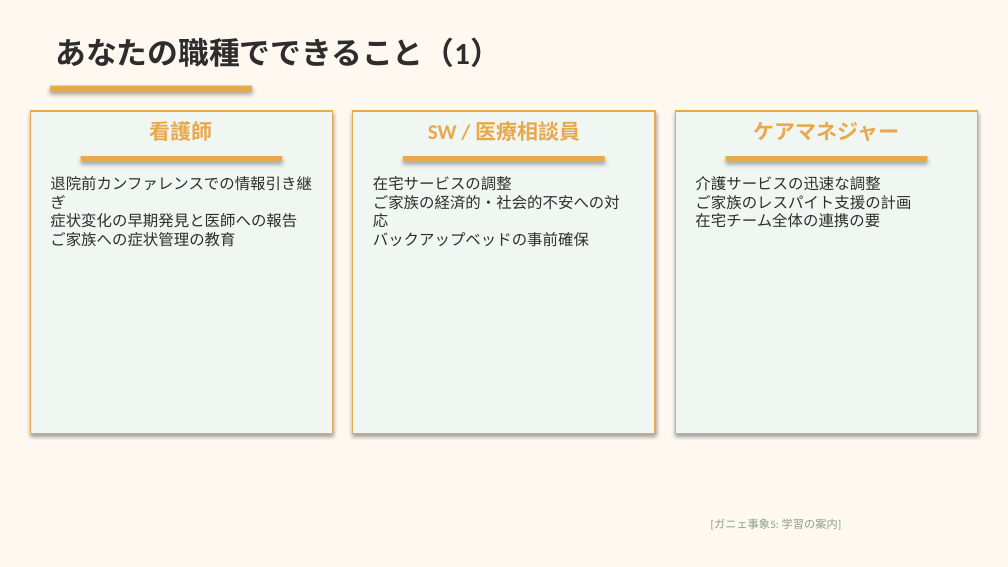
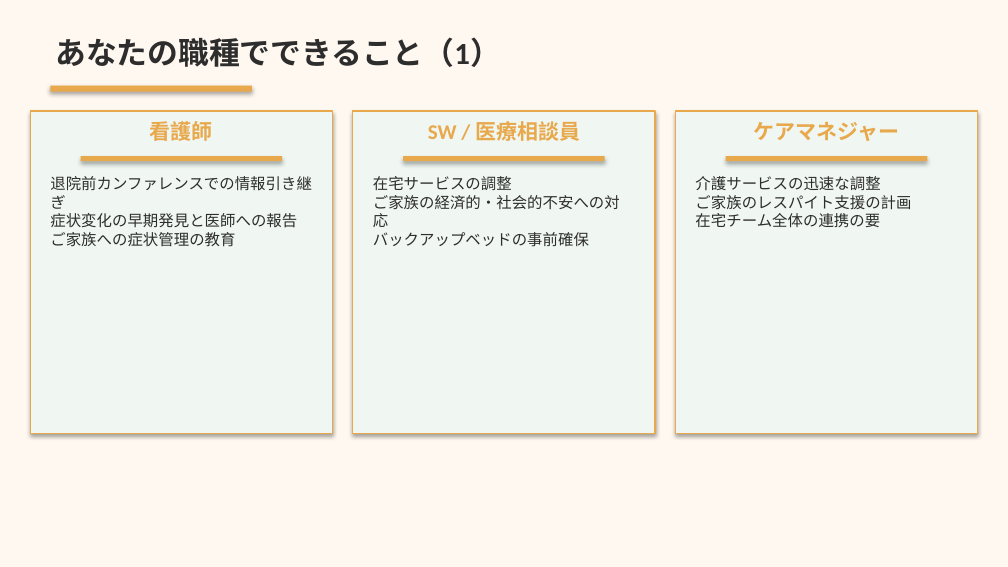
Before and after one commit to Tama831/ai-agent-team-materials, a slide deck: slide 6 of output/education/2026-03-30_palliative-home-death-concordance/palliative-home-death-concordance_slides_allstaff.pptx. Drawn at 1008x567 pixels with LibreOffice and Linux fonts; fonts in the diff are those of the drawing. Boxes give left, top, right and bottom in pixels: in the first picture for what was removed or moved away, otherwise in the second. Text is boxed around its words. In the diff, an @@ line names an element or a change of style, - is before the commit and + after.

```diff
--- a/output/education/2026-03-30_palliative-home-death-concordance/palliative-home-death-concordance_slides_allstaff.pptx
+++ b/output/education/2026-03-30_palliative-home-death-concordance/palliative-home-death-concordance_slides_allstaff.pptx
@@ text removed at box(711, 519, 842, 530) @@
-[ガニェ事象5: 学習の案内]
```
Also in this commit, not shown: 9 other slides changed, 4 other files.
